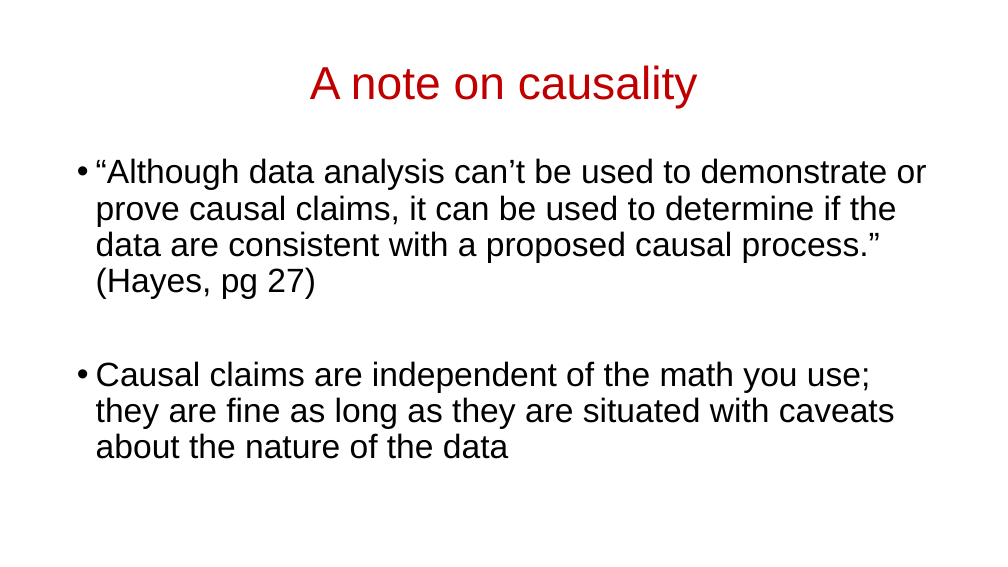
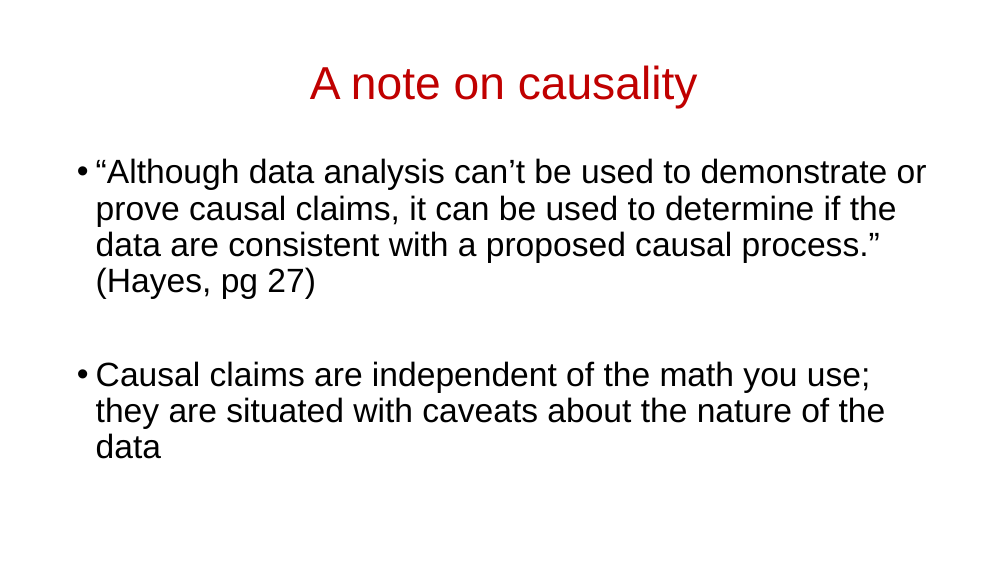
Before and after one commit to scream104/psych596, a slide deck: slide 3 of lecture-slides_upload/lecture/07_Statistical Methods_Mediation and Moderation.pptx. Drawn at 1008x567 pixels with LibreOffice and Linux fonts; fonts in the diff are those of the drawing. Boxes give left, top, right and bottom in pixels: in the first picture for what was removed or moved away, otherwise in the second. Text is boxed around its words. In the diff, an @@ line names an element or a change of style, - is before the commit and + after.

```diff
--- a/lecture-slides_upload/lecture/07_Statistical Methods_Mediation and Moderation.pptx
+++ b/lecture-slides_upload/lecture/07_Statistical Methods_Mediation and Moderation.pptx
@@ text at box(96, 361, 886, 459): text changed @@
-• Causal claims are independent of the math you use; they are fine as long as they are situated with caveats about the nature of the data
+• Causal claims are independent of the math you use; they are situated with caveats about the nature of the data
```
Also in this commit, not shown: 12 other slides changed, 1 slide added, 3 slides removed, 3 other files.
